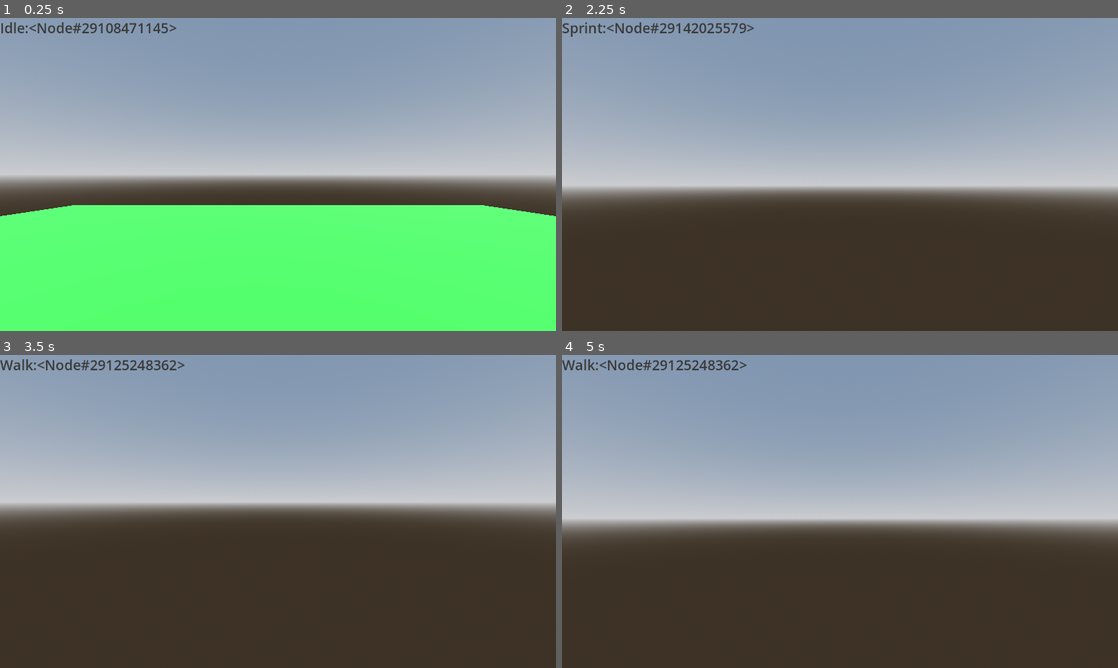
Above: before the commit, frames 1-4 (two rows, left to right).
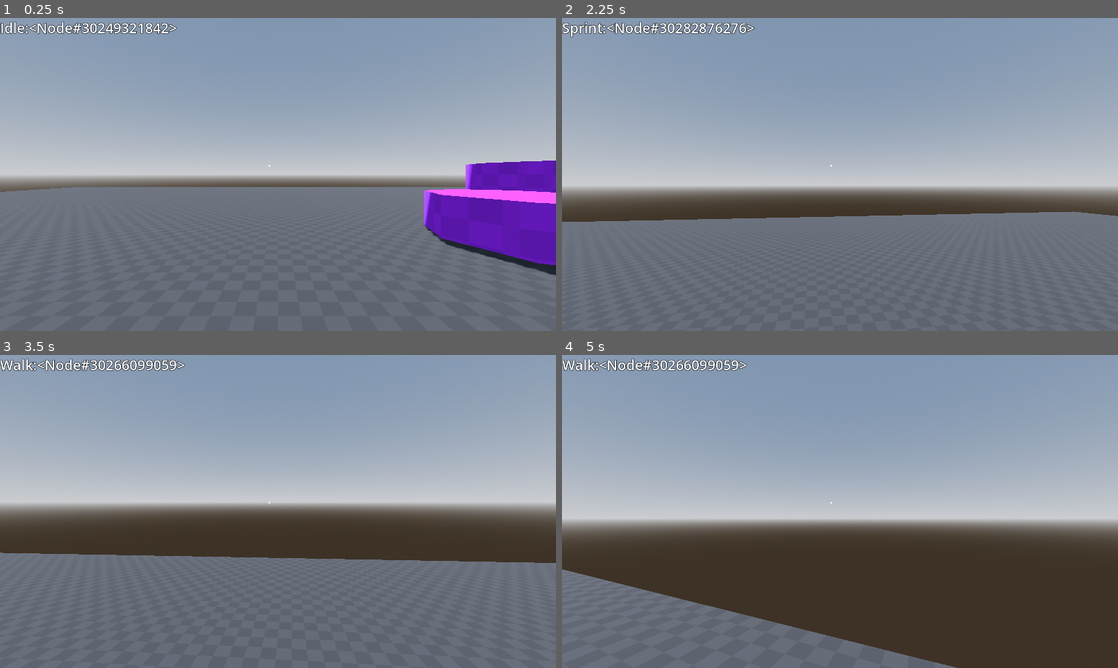
Above: after the commit, the same moments.

Repository: Wet-Hands/Libre-FPS
Game: Godot game, scene res://test_world.tscn
Same seed, same stepped clock (60 frames per second), same inputs: the game is played once before the commit and once after it.
Inputs (mouse positions are in pixels of both pictures, inside the frame that each line leads up to):
- Up to frame 1 (0.25 s): no input
- Up to frame 2 (2.25 s): tap Enter at 0.5 s; move the mouse to (867, 174) at 0.52 s; hold Ctrl (sprint) 0.53-1.28 s; hold W (move_forward) from 0.53 s (still down); tap Space (jump) at 0.77, 0.8, 1.07, 1.35, 1.52, 1.82 s; move the mouse to (812, 174) at 1.27 s; tap Ctrl (sprint) at 1.55 s; move the mouse to (851, 168) at 2.02 s; hold Ctrl (sprint) from 2.03 s (still down)
- Up to frame 3 (3.5 s): keep holding W (move_forward); tap Space (jump) at 2.3, 3.02, 3.32 s; move the mouse to (272, 517) at 2.77 s; release Ctrl (sprint) at 2.78 s; tap Ctrl (sprint) at 2.85 s
- Up to frame 4 (5 s): keep holding W (move_forward); move the mouse to (878, 514) at 3.52 s; tap Space (jump) at 3.6, 3.77, 4.07, 4.52, 4.82 s; move the mouse to (795, 508) at 4.27 s; tap Ctrl (sprint) at 4.35 s

The runs differ from the first frame. In frame 1, 48% of the frame differs, in the area x 0-100%, y 1-100%; in frame 2, 37%; in frame 3, 36%; in frame 4, 12%.

Commit message:
Test Map Update

Diff:
--- a/player/player.gd
+++ b/player/player.gd
@@ -35,7 +35,6 @@
 	update_camera(event)
 
 func _physics_process(delta: float) -> void:
-	#update_movement(delta)
 	if Input.is_action_just_pressed("exit"):
 		get_tree().quit()
 
--- a/player/player.tscn
+++ b/player/player.tscn
@@ -1,6 +1,7 @@
-[gd_scene load_steps=14 format=3 uid="uid://tux8rxwpsgpl"]
+[gd_scene load_steps=15 format=3 uid="uid://tux8rxwpsgpl"]
 
 [ext_resource type="Script" uid="uid://cq3d1s6qnx617" path="res://player/player.gd" id="1_oul6g"]
+[ext_resource type="Script" uid="uid://b7h16gnvxam6b" path="res://player/scripts/reticle.gd" id="2_boad6"]
 [ext_resource type="Script" uid="uid://cmt1xtblo5tx4" path="res://player/scripts/state_machine.gd" id="2_g1dw6"]
 [ext_resource type="Script" uid="uid://d2atcmgc2ew0v" path="res://player/scripts/movement_states/idle_state.gd" id="3_g1dw6"]
 [ext_resource type="Script" uid="uid://d3knebo4nnwlq" path="res://player/scripts/movement_states/walk_state.gd" id="4_yw30f"]
@@ -15,7 +16,8 @@
 
 [sub_resource type="LabelSettings" id="LabelSettings_yw30f"]
 font_size = 32
-font_color = Color(0.23, 0.23, 0.23, 1)
+outline_size = 4
+outline_color = Color(0, 0, 0, 1)
 
 [sub_resource type="Animation" id="Animation_qjkh3"]
 resource_name = "walk"
@@ -78,7 +80,9 @@
 [node name="Player" type="CharacterBody3D" node_paths=PackedStringArray("head", "cam", "ray")]
 script = ExtResource("1_oul6g")
 speed_default = 4.5
-jump_velocity = 3.5
+speed_sprint = 7.0
+deceleration = 0.2
+jump_velocity = 4.25
 head = NodePath("Head")
 cam = NodePath("Head/Camera3D")
 ray = NodePath("Head/Camera3D/RayCast3D")
@@ -91,7 +95,31 @@
 [node name="MeshInstance3D" type="MeshInstance3D" parent="."]
 mesh = SubResource("CapsuleMesh_kqu6x")
 
-[node name="UI" type="Node" parent="."]
+[node name="UI" type="Control" parent="."]
+layout_mode = 3
+anchors_preset = 15
+anchor_right = 1.0
+anchor_bottom = 1.0
+grow_horizontal = 2
+grow_vertical = 2
+
+[node name="Reticle" type="CenterContainer" parent="UI"]
+layout_mode = 1
+anchors_preset = 8
+anchor_left = 0.5
+anchor_top = 0.5
+anchor_right = 0.5
+anchor_bottom = 0.5
+offset_left = -20.0
+offset_top = -20.0
+offset_right = 20.0
+offset_bottom = 20.0
+grow_horizontal = 2
+grow_vertical = 2
+script = ExtResource("2_boad6")
+dot_radius = 2.0
+
+[node name="Line2D" type="Line2D" parent="UI/Reticle"]
 
 [node name="DEBUG" type="CanvasLayer" parent="UI"]
 
--- a/player/scripts/movement_states/sprint_state.gd
+++ b/player/scripts/movement_states/sprint_state.gd
@@ -1,7 +1,9 @@
 extends State
 
+@export var walk_anim_speed : float = 1.5
+
 func enter(previous_state : State) -> void:
-	CAM_ANIMATION.play("sprint")
+	CAM_ANIMATION.speed_scale = walk_anim_speed
 
 func physics_update(_delta : float) -> void:
 	#If Player is Not Moving, Change to Idle State
--- a/player/scripts/movement_states/walk_state.gd
+++ b/player/scripts/movement_states/walk_state.gd
@@ -1,7 +1,10 @@
 extends State
+
+@export var walk_anim_speed : float = 1.0
 
 func enter(_previous_state : State) -> void:
 	CAM_ANIMATION.play("walk")
+	CAM_ANIMATION.speed_scale = walk_anim_speed
 
 func physics_update(_delta : float) -> void:
 	#If Player is Not Moving, Change to Idle State
--- /dev/null
+++ b/player/scripts/reticle.gd
@@ -0,0 +1,15 @@
+extends CenterContainer
+
+@export var dot_radius : float = 1.0
+@export var dot_color : Color = Color.WHITE
+
+# Called when the node enters the scene tree for the first time.
+func _ready() -> void:
+	queue_redraw()
+
+# Called every frame. 'delta' is the elapsed time since the previous frame.
+func _process(delta: float) -> void:
+	pass
+
+func _draw() -> void:
+	draw_circle(Vector2(0, 0), dot_radius, dot_color)
--- a/test_world.tscn
+++ b/test_world.tscn
@@ -1,6 +1,8 @@
-[gd_scene load_steps=8 format=3 uid="uid://dr3rtegwemx4q"]
+[gd_scene load_steps=12 format=3 uid="uid://dr3rtegwemx4q"]
 
 [ext_resource type="PackedScene" uid="uid://tux8rxwpsgpl" path="res://player/player.tscn" id="1_dxppu"]
+[ext_resource type="Texture2D" uid="uid://bohtvm2gniw1p" path="res://levels/assets/Kenney-Proto/Dark/texture_08.png" id="2_gy3sr"]
+[ext_resource type="Texture2D" uid="uid://bmbdv3gxifrar" path="res://levels/assets/Kenney-Proto/Purple/texture_10.png" id="3_1lwx6"]
 
 [sub_resource type="ProceduralSkyMaterial" id="ProceduralSkyMaterial_dxppu"]
 sky_horizon_color = Color(0.662243, 0.671743, 0.686743, 1)
@@ -17,11 +19,19 @@
 [sub_resource type="WorldBoundaryShape3D" id="WorldBoundaryShape3D_dxppu"]
 
 [sub_resource type="StandardMaterial3D" id="StandardMaterial3D_dxppu"]
-albedo_color = Color(0.152, 0.76, 0.1824, 1)
+albedo_color = Color(0.0888533, 0.16, 0.0864, 1)
 
 [sub_resource type="PlaneMesh" id="PlaneMesh_gy3sr"]
 material = SubResource("StandardMaterial3D_dxppu")
-size = Vector2(20, 20)
+size = Vector2(200, 200)
+
+[sub_resource type="StandardMaterial3D" id="StandardMaterial3D_1lwx6"]
+albedo_texture = ExtResource("2_gy3sr")
+uv1_triplanar = true
+
+[sub_resource type="StandardMaterial3D" id="StandardMaterial3D_dsnr4"]
+albedo_texture = ExtResource("3_1lwx6")
+uv1_triplanar = true
 
 [node name="TestWorld" type="Node3D"]
 
@@ -41,4 +51,24 @@
 shape = SubResource("WorldBoundaryShape3D_dxppu")
 
 [node name="MeshInstance3D" type="MeshInstance3D" parent="StaticBody3D"]
+visible = false
 mesh = SubResource("PlaneMesh_gy3sr")
+
+[node name="CSGCombiner3D" type="CSGCombiner3D" parent="."]
+use_collision = true
+
+[node name="CSGBox3D" type="CSGBox3D" parent="CSGCombiner3D"]
+transform = Transform3D(1, 0, 0, 0, 1, 0, 0, 0, 1, 0, -0.561626, 0)
+size = Vector3(50, 1, 50)
+material = SubResource("StandardMaterial3D_1lwx6")
+
+[node name="CSGCylinder3D" type="CSGCylinder3D" parent="CSGCombiner3D"]
+transform = Transform3D(1, 0, 0, 0, 1, 0, 0, 0, 1, 6, 0, -5)
+radius = 2.0
+material = SubResource("StandardMaterial3D_dsnr4")
+
+[node name="CSGCylinder3D2" type="CSGCylinder3D" parent="CSGCombiner3D"]
+transform = Transform3D(1, 0, 0, 0, 1, 0, 0, 0, 1, 11, 0.5, -9)
+radius = 2.0
+height = 3.0
+material = SubResource("StandardMaterial3D_dsnr4")
Binary file added: levels/assets/Kenney-Proto/Dark/texture_01.png
Not shown, added: levels/assets/Kenney-Proto/Dark/texture_01.png.import
Binary file added: levels/assets/Kenney-Proto/Dark/texture_02.png
Not shown, added: levels/assets/Kenney-Proto/Dark/texture_02.png.import
Binary file added: levels/assets/Kenney-Proto/Dark/texture_03.png
Not shown, added: levels/assets/Kenney-Proto/Dark/texture_03.png.import
Binary file added: levels/assets/Kenney-Proto/Dark/texture_04.png
Not shown, added: levels/assets/Kenney-Proto/Dark/texture_04.png.import
Binary file added: levels/assets/Kenney-Proto/Dark/texture_05.png
Not shown, added: levels/assets/Kenney-Proto/Dark/texture_05.png.import
Binary file added: levels/assets/Kenney-Proto/Dark/texture_06.png
Not shown, added: levels/assets/Kenney-Proto/Dark/texture_06.png.import
(and 145 more such lines)
